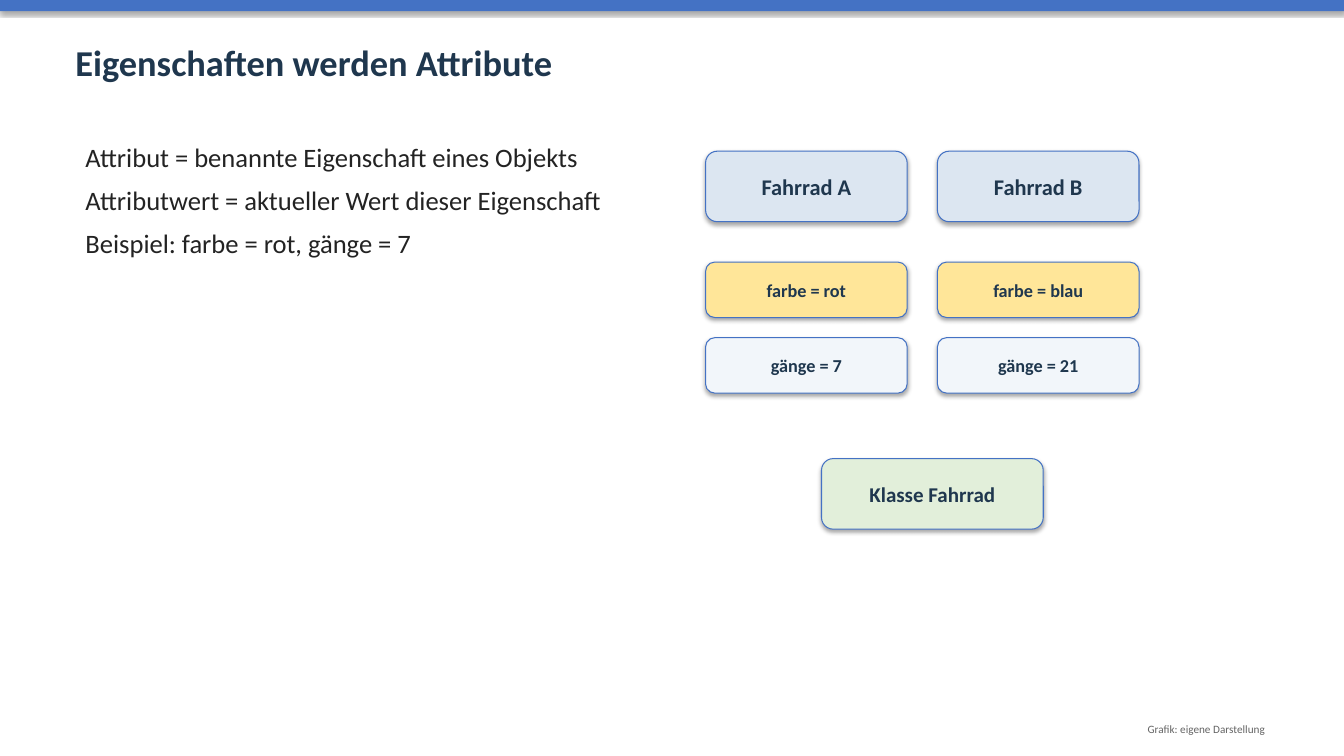
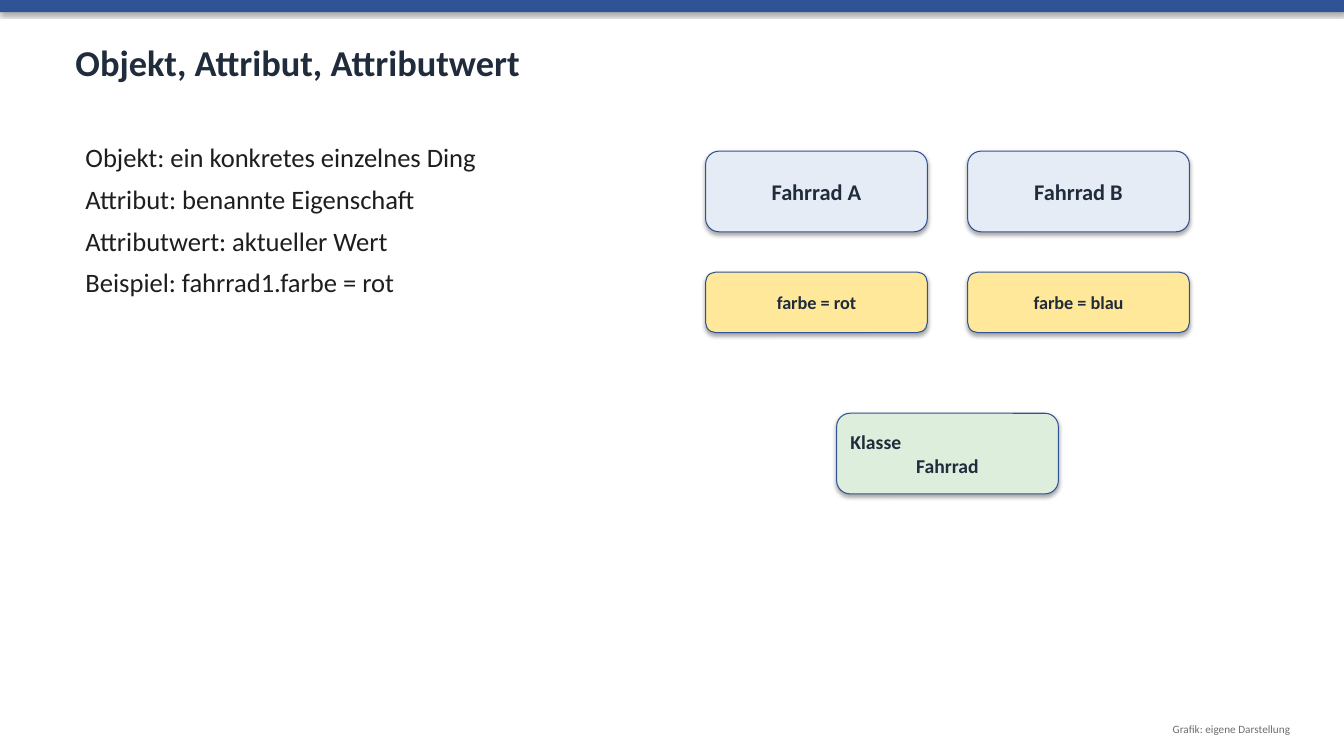
Before and after one commit to audipz/Unterrichtsmaterial_Oberschule_Sachsen, a slide deck: slide 3 of Unterrichtsmaterial_Oberschule_Sachsen/Klasse_8/01_Objektorientierte_Modellierung/05_Praesentationen/01_02_Objektorientierung.pptx (slide 4 before the commit). Drawn at 1344x756 pixels with LibreOffice and Linux fonts; fonts in the diff are those of the drawing. Boxes give left, top, right and bottom in pixels: in the first picture for what was removed or moved away, otherwise in the second. Text is boxed around its words. In the diff, an @@ line names an element or a change of style, - is before the commit and + after.

```diff
--- a/Unterrichtsmaterial_Oberschule_Sachsen/Klasse_8/01_Objektorientierte_Modellierung/05_Praesentationen/01_02_Objektorientierung.pptx
+++ b/Unterrichtsmaterial_Oberschule_Sachsen/Klasse_8/01_Objektorientierte_Modellierung/05_Praesentationen/01_02_Objektorientierung.pptx
@@ rectangle at [0, 0, 1344, 12]: fill #4472C4 to #305396 @@
@@ text at [75, 50, 520, 82]: text changed; text colour #1F374E to #202C3C @@
-Eigenschaften werden Attribute
+Objekt, Attribut, Attributwert
@@ text at [85, 148, 476, 297]: text changed; text colour #232323 to #1E1E1E @@
-Attribut = benannte Eigenschaft eines Objekts
-Attributwert = aktueller Wert dieser Eigenschaft
-Beispiel: farbe = rot, gänge = 7
+Objekt: ein konkretes einzelnes Ding
+Attribut: benannte Eigenschaft
+Attributwert: aktueller Wert
+Beispiel: fahrrad1.farbe = rot
@@ rounded rectangle "Fahrrad A": place and size @@
-rounded rectangle "Fahrrad A" at [706, 151, 907, 222]
+rounded rectangle "Fahrrad A" at [706, 151, 928, 232]
@@ rounded rectangle "Fahrrad A" at [706, 151, 928, 232]: text colour #1F374E to #202C3C; fill #DCE6F1 to #E5ECF6; outline #4472C4 0.75 pt to #305396 0.75 pt @@
@@ rounded rectangle "Fahrrad B" at [968, 151, 1190, 232]: text colour #1F374E to #202C3C; fill #DCE6F1 to #E5ECF6; outline #4472C4 0.75 pt to #305396 0.75 pt @@
@@ rounded rectangle "Fahrrad B": place and size @@
-rounded rectangle "Fahrrad B" at [938, 151, 1139, 222]
+rounded rectangle "Fahrrad B" at [968, 151, 1190, 232]
@@ rounded rectangle "farbe = rot": place and size @@
-rounded rectangle "farbe = rot" at [706, 262, 907, 318]
+rounded rectangle "farbe = rot" at [706, 272, 928, 333]
@@ rounded rectangle "farbe = rot" at [706, 272, 928, 333]: text colour #1F374E to #202C3C; fill #FFE699 to #FFE899; outline #4472C4 0.75 pt to #305396 0.75 pt @@
@@ rounded rectangle "farbe = blau" at [968, 272, 1190, 333]: text colour #1F374E to #202C3C; fill #FFE699 to #FFE899; outline #4472C4 0.75 pt to #305396 0.75 pt @@
@@ rounded rectangle "farbe = blau": place and size @@
-rounded rectangle "farbe = blau" at [938, 262, 1139, 318]
+rounded rectangle "farbe = blau" at [968, 272, 1190, 333]
@@ rounded rectangle removed at [706, 338, 907, 393] @@
-gänge = 7
@@ rounded rectangle removed at [938, 338, 1139, 393] @@
-gänge = 21
@@ rounded rectangle "Klasse Fahrrad": place and size @@
-rounded rectangle "Klasse Fahrrad" at [822, 459, 1044, 529]
+rounded rectangle "Klasse Fahrrad" at [837, 413, 1059, 494]
@@ rounded rectangle "Klasse Fahrrad" at [837, 413, 1059, 494]: size 15 to 14 pt, text colour #1F374E to #202C3C; fill #E2EFDA to #DDEEDD; outline #4472C4 0.75 pt to #305396 0.75 pt @@
@@ text "Grafik: eigene Darstellung": place and size @@
-text "Grafik: eigene Darstellung" at [1148, 725, 1265, 735]
+text "Grafik: eigene Darstellung" at [1173, 725, 1290, 735]
@@ text "Grafik: eigene Darstellung" at [1173, 725, 1290, 735]: text colour #646464 to #6E6E6E @@
```
Also in this commit, not shown: 4 other slides changed, 2 slides added, 7 slides removed, 9 other files.
